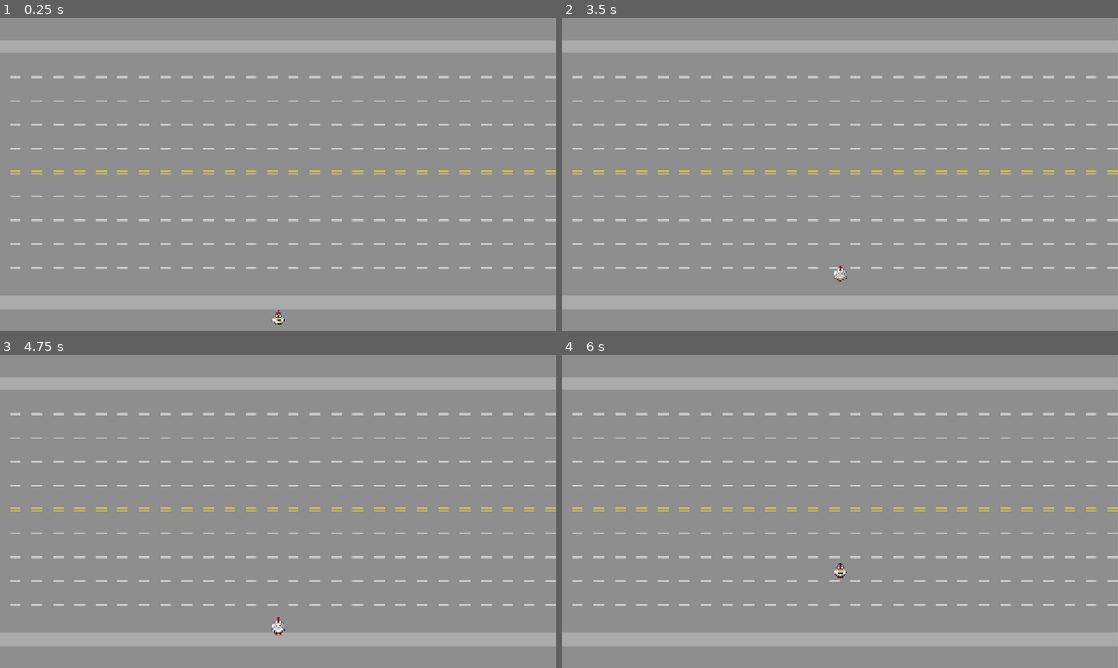
Above: before the commit, frames 1-4 (two rows, left to right).
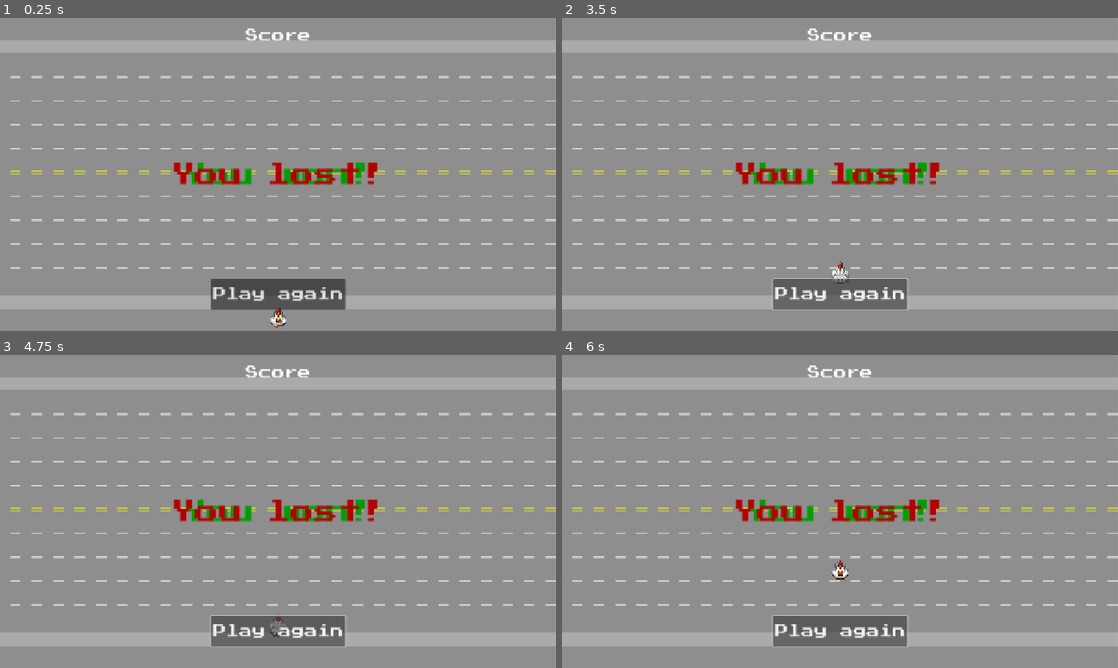
Above: after the commit, the same moments.

Repository: anaclaramtn/Godot-Projects-at-Uni
Game: Godot game, scene res://scenes/main.tscn
The game is run twice, just before and just after one commit, with the same random seed, the same clock (stepped at 60 frames per second) and the same inputs.
Inputs (mouse positions are in pixels of both pictures, inside the frame that each line leads up to):
- Up to frame 1 (0.25 s): no input
- Up to frame 2 (3.5 s): click (840, 293) at 0.5 s, where only the run after the commit has a clickable "Play again"; click (840, 293) at 1.25 s, where only the run after the commit has a clickable "Play again"; click (840, 293) at 2 s, where only the run after the commit has a clickable "Play again"; tap Enter at 2.75 s; hold Up (ui_up) from 2.78 s (still down)
- Up to frame 3 (4.75 s): release Up (ui_up) at 3.53 s; hold Down (ui_down) 3.53-4.28 s; hold Up (ui_up) from 4.28 s (still down)
- Up to frame 4 (6 s): release Up (ui_up) at 5.78 s; hold Down (ui_down) from 5.78 s (still down)

The runs differ from the first frame. In frame 1, 4.2% of the frame differs, in the area x 31-68%, y 3-100%; in frame 2, 4.2%; in frame 3, 4.1%; in frame 4, 4.2%, in the area x 31-68%, y 3-94%.

Commit message:
added cars and HUD

Diff:
--- /dev/null
+++ b/TopView-Freeway-T166/scenes/cars.gd
@@ -0,0 +1,8 @@
+extends RigidBody2D
+
+
+func _ready() -> void:
+	var typeCars = $animation.sprite_frames.get_animation_names();
+	var car = typeCars[randi_range(0, typeCars.size() - 1)];
+
+	$animation.animation = car;
--- a/TopView-Freeway-T166/scenes/cars.tscn
+++ b/TopView-Freeway-T166/scenes/cars.tscn
@@ -1,5 +1,6 @@
-[gd_scene load_steps=17 format=3 uid="uid://cwf48y3j7woxv"]
+[gd_scene load_steps=18 format=3 uid="uid://cwf48y3j7woxv"]
 
+[ext_resource type="Script" uid="uid://bi0k7kdwhmbex" path="res://scenes/cars.gd" id="1_3esyg"]
 [ext_resource type="Texture2D" uid="uid://d0lbhm1yuyrdt" path="res://material freeway/carros/coches (1).png" id="1_8k2nh"]
 [ext_resource type="Texture2D" uid="uid://4crtek0eeulr" path="res://material freeway/carros/coches (2).png" id="2_3esyg"]
 [ext_resource type="Texture2D" uid="uid://c55v8v06ulce2" path="res://material freeway/carros/coches (3).png" id="3_drgun"]
@@ -136,6 +137,7 @@
 [node name="cars" type="RigidBody2D"]
 collision_layer = 4
 gravity_scale = 0.0
+script = ExtResource("1_3esyg")
 
 [node name="animation" type="AnimatedSprite2D" parent="."]
 rotation = 1.5708
--- /dev/null
+++ b/TopView-Freeway-T166/scenes/hud.gd
@@ -0,0 +1,6 @@
+extends CanvasLayer
+
+signal again;
+
+func _on_button_pressed() -> void:
+	emit_signal("again");
--- /dev/null
+++ b/TopView-Freeway-T166/scenes/hud.tscn
@@ -0,0 +1,77 @@
+[gd_scene load_steps=3 format=3 uid="uid://k0f6ibsjntlj"]
+
+[ext_resource type="FontFile" uid="uid://cofgfum86lmp8" path="res://material freeway/PressStart2P-Regular.ttf" id="1_ahhtf"]
+[ext_resource type="Script" uid="uid://bh0autq1vhuqw" path="res://scenes/hud.gd" id="1_oo0fn"]
+
+[node name="HUD" type="CanvasLayer"]
+script = ExtResource("1_oo0fn")
+
+[node name="scoreboard" type="Label" parent="."]
+anchors_preset = 5
+anchor_left = 0.5
+anchor_right = 0.5
+offset_left = -125.0
+offset_right = 125.0
+offset_bottom = 80.0
+grow_horizontal = 2
+theme_override_fonts/font = ExtResource("1_ahhtf")
+theme_override_font_sizes/font_size = 30
+text = "Score"
+horizontal_alignment = 1
+vertical_alignment = 1
+
+[node name="messageWon" type="Label" parent="."]
+anchors_preset = 8
+anchor_left = 0.5
+anchor_top = 0.5
+anchor_right = 0.5
+anchor_bottom = 0.5
+offset_left = -128.0
+offset_top = -16.0
+offset_right = 128.0
+offset_bottom = 16.0
+grow_horizontal = 2
+grow_vertical = 2
+theme_override_colors/font_color = Color(0, 0.619608, 0, 1)
+theme_override_fonts/font = ExtResource("1_ahhtf")
+theme_override_font_sizes/font_size = 55
+text = "You won!"
+horizontal_alignment = 1
+vertical_alignment = 1
+
+[node name="messageLose" type="Label" parent="."]
+anchors_preset = 8
+anchor_left = 0.5
+anchor_top = 0.5
+anchor_right = 0.5
+anchor_bottom = 0.5
+offset_left = -247.5
+offset_top = -27.5
+offset_right = 247.5
+offset_bottom = 27.5
+grow_horizontal = 2
+grow_vertical = 2
+theme_override_colors/font_color = Color(0.701961, 0, 0, 1)
+theme_override_fonts/font = ExtResource("1_ahhtf")
+theme_override_font_sizes/font_size = 55
+text = "You lost!"
+horizontal_alignment = 1
+vertical_alignment = 1
+
+[node name="button" type="Button" parent="."]
+anchors_preset = 7
+anchor_left = 0.5
+anchor_top = 1.0
+anchor_right = 0.5
+anchor_bottom = 1.0
+offset_left = -155.0
+offset_top = -120.0
+offset_right = 155.0
+offset_bottom = -50.0
+grow_horizontal = 2
+grow_vertical = 0
+theme_override_fonts/font = ExtResource("1_ahhtf")
+theme_override_font_sizes/font_size = 30
+text = "Play again"
+
+[connection signal="pressed" from="button" to="." method="_on_button_pressed"]
--- a/TopView-Freeway-T166/scenes/main.tscn
+++ b/TopView-Freeway-T166/scenes/main.tscn
@@ -1,8 +1,12 @@
-[gd_scene load_steps=4 format=3 uid="uid://gs4r4thal4j0"]
+[gd_scene load_steps=8 format=3 uid="uid://gs4r4thal4j0"]
 
 [ext_resource type="PackedScene" uid="uid://c522uuunlde0k" path="res://scenes/player.tscn" id="1_0wfyh"]
 [ext_resource type="Texture2D" uid="uid://c1ptemao3178t" path="res://material freeway/wallpaperfreeway.png" id="1_sugp2"]
 [ext_resource type="PackedScene" uid="uid://dth61joyvxwa4" path="res://scenes/finish_line.tscn" id="2_sugp2"]
+[ext_resource type="AudioStream" uid="uid://bgu8gmtegy7da" path="res://material freeway/sons/tema.wav" id="4_tefeu"]
+[ext_resource type="AudioStream" uid="uid://cod2wfhqxronl" path="res://material freeway/sons/ponto.wav" id="5_o6xl0"]
+[ext_resource type="AudioStream" uid="uid://bkucg0noehkvo" path="res://material freeway/sons/ganhou.wav" id="6_tipki"]
+[ext_resource type="PackedScene" uid="uid://k0f6ibsjntlj" path="res://scenes/hud.tscn" id="7_o6xl0"]
 
 [node name="main" type="Node"]
 
@@ -15,3 +19,22 @@
 
 [node name="finish_line" parent="." instance=ExtResource("2_sugp2")]
 position = Vector2(640, 64)
+
+[node name="timerSlowCars" type="Timer" parent="."]
+wait_time = 0.5
+autostart = true
+
+[node name="timerFastCars" type="Timer" parent="."]
+wait_time = 0.3
+autostart = true
+
+[node name="audioTheme" type="AudioStreamPlayer" parent="."]
+stream = ExtResource("4_tefeu")
+
+[node name="audioScore" type="AudioStreamPlayer" parent="."]
+stream = ExtResource("5_o6xl0")
+
+[node name="audioWin" type="AudioStreamPlayer" parent="."]
+stream = ExtResource("6_tipki")
+
+[node name="HUD" parent="." instance=ExtResource("7_o6xl0")]
--- a/TopView-Freeway-T166/scenes/player.tscn
+++ b/TopView-Freeway-T166/scenes/player.tscn
@@ -48,7 +48,7 @@
 script = ExtResource("1_smehm")
 
 [node name="animation" type="AnimatedSprite2D" parent="."]
-scale = Vector2(0.3, 0.3)
+scale = Vector2(0.4, 0.4)
 sprite_frames = SubResource("SpriteFrames_a8ls1")
 animation = &"baixo"
 frame_progress = 0.467981
Not shown, added: TopView-Freeway-T166/scenes/cars.gd.uid
Not shown, added: TopView-Freeway-T166/scenes/hud.gd.uid
